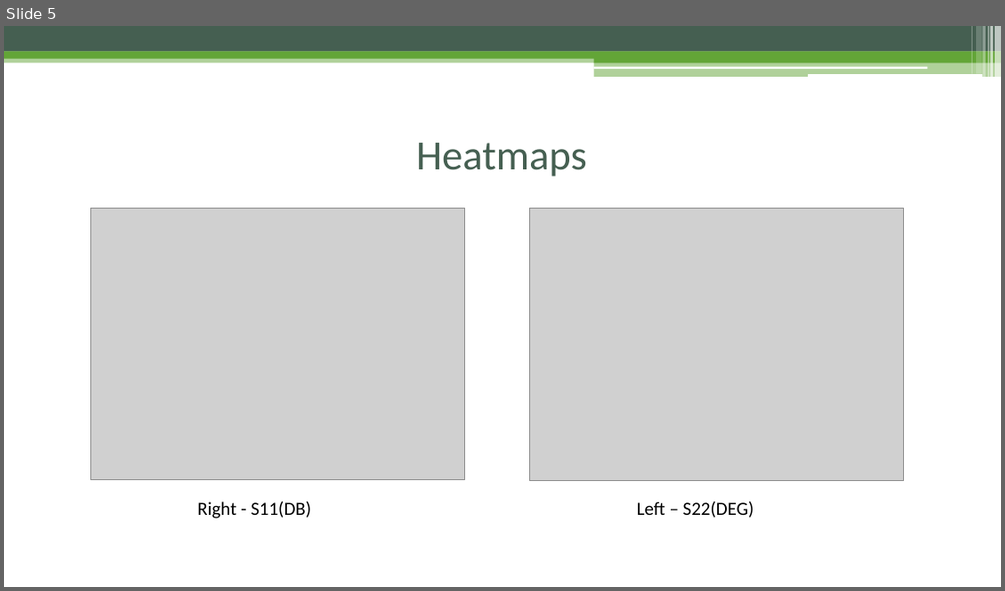
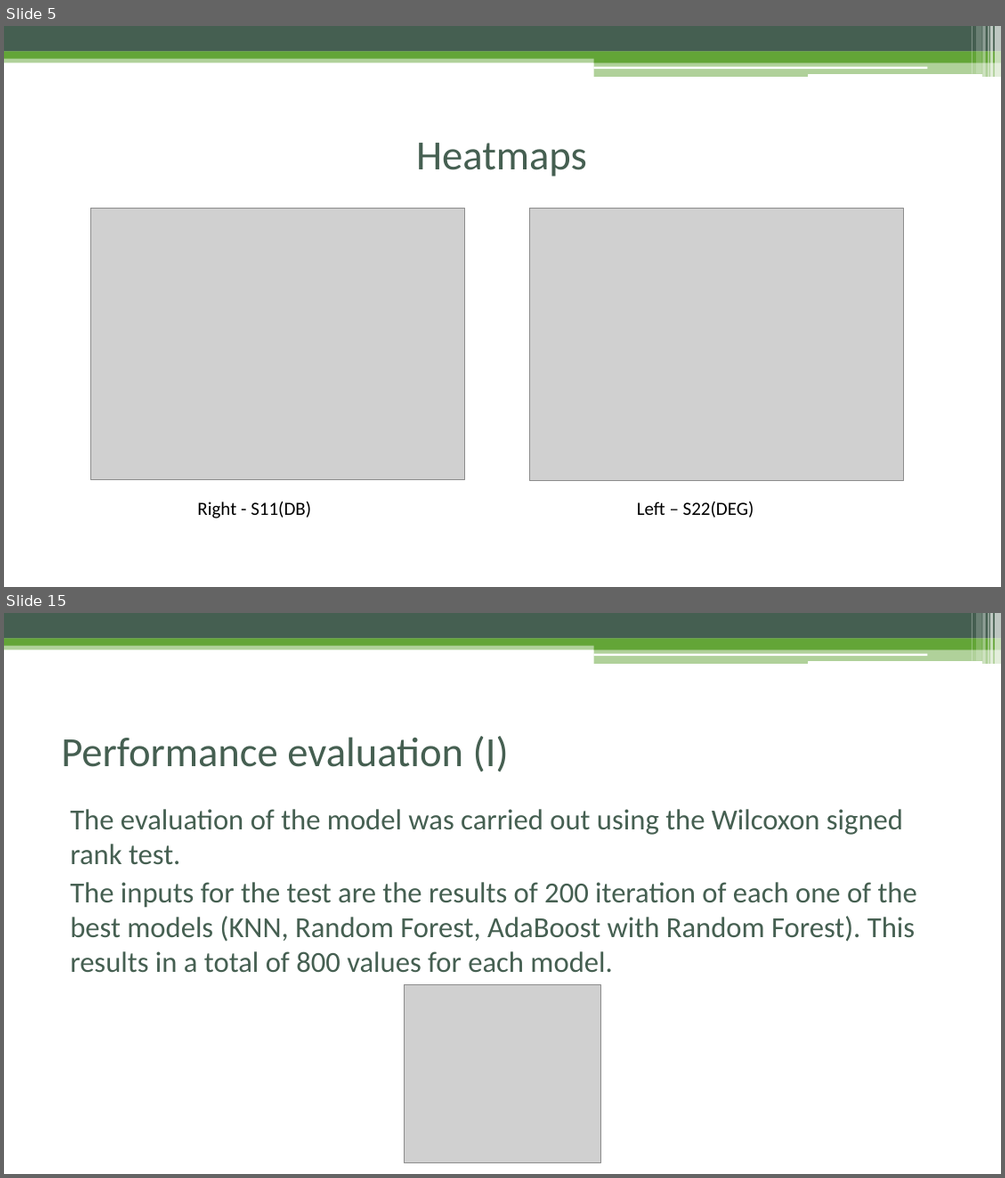
Before and after one commit to EmanueleTinghi/Data-Mining-Project, a slide deck: Docs/Presentation.pptx. Shown one above the other, each under a label of ours: slide 5 before the commit, slides 5 and 15 after it; the slides between them are not shown. The pictures are 1005x591 and 1005x1178 pixels, drawn with LibreOffice and Linux fonts; fonts in the diff are those of the drawing; grey boxes stand for pictures. Boxes give left, top, right and bottom in pixels: in the first picture for what was removed or moved away, otherwise in the second. Text is boxed around its words. In the diff, an @@ line names an element or a change of style, - is before the commit and + after.

```diff
--- a/Docs/Presentation.pptx
+++ b/Docs/Presentation.pptx
@@ slide 15 added at [4, 613, 1001, 1174], background #FFFFFF; not listed: 13 template elements that a slide beside it also shows @@
@@ title added at [61, 736, 509, 771], 40 pt, text #455F51 @@
+Performance evaluation (I)
@@ text added at [70, 809, 917, 973], 28 pt, text #455F51 @@
+The evaluation of the model was carried out using the Wilcoxon signed rank test.
+The inputs for the test are the results of 200 iteration of each one of the best models (KNN, Random Forest, AdaBoost with Random Forest). This results in a total of 800 values for each model.
@@ picture added at [404, 985, 600, 1163] @@
```
Also in this commit, not shown: 3 slides changed, 10 other slides added, 10 slides removed, 3 other files.
